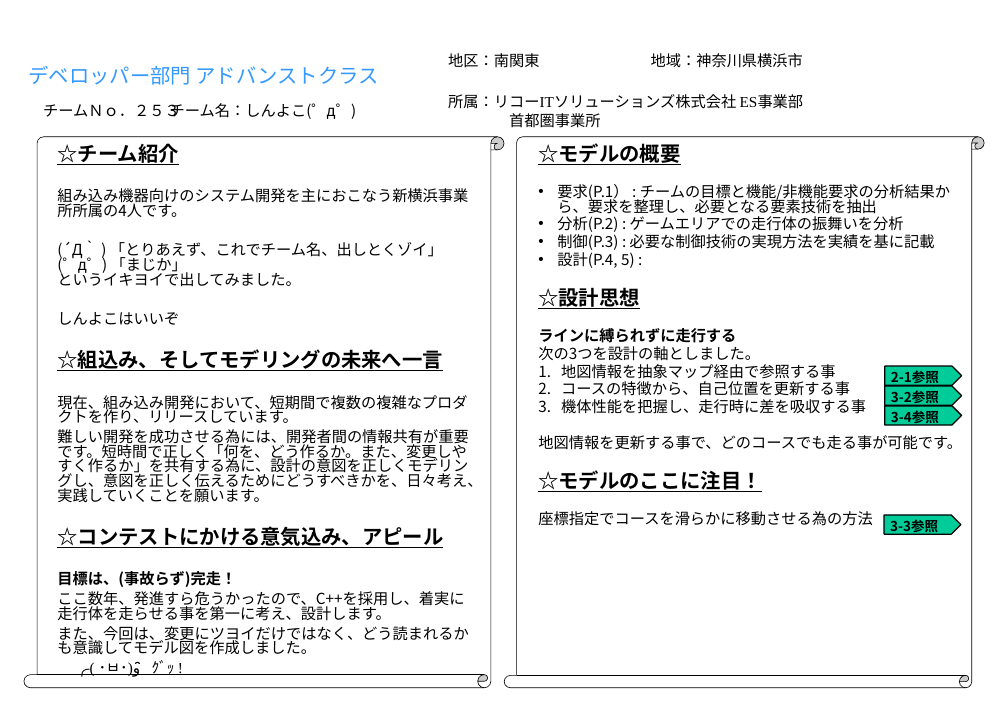
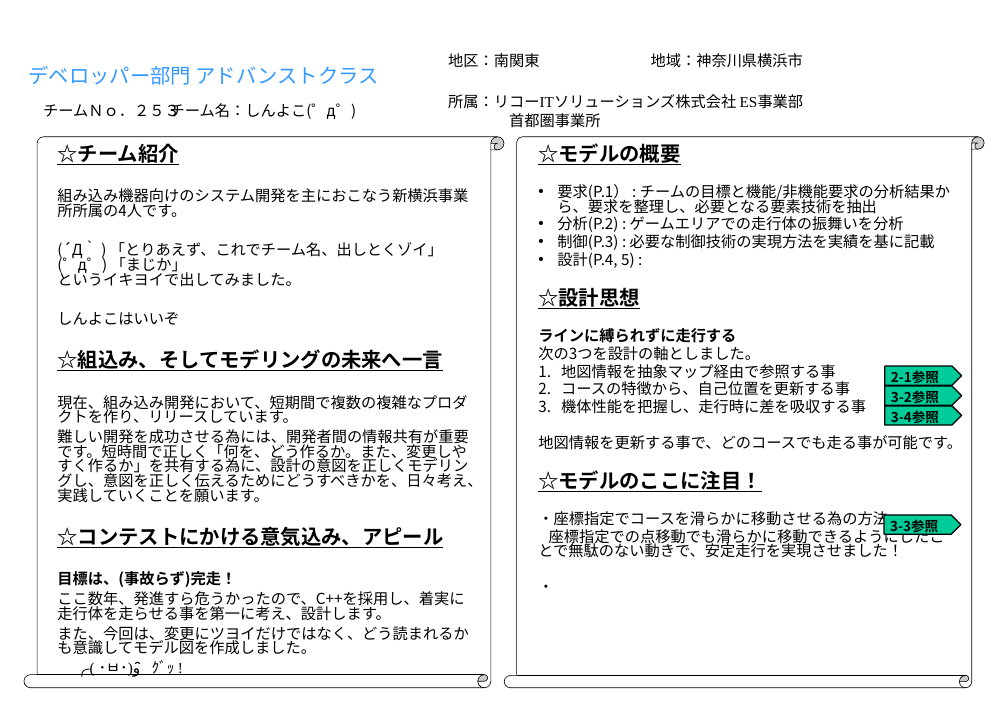
Before and after one commit to RITS-ETrobo/Yokohama, a slide deck: slide 1 of design/2016/models/concept_sheet2016_253.pptx. Drawn at 1008x713 pixels with LibreOffice and Linux fonts; fonts in the diff are those of the drawing; background and template pictures are left out. Boxes give left, top, right and bottom in pixels: in the first picture for what was removed or moved away, otherwise in the second. Text is boxed around its words. In the diff, an @@ line names an element or a change of style, - is before the commit and + after.

Commit message:
#769 注目ポイントをひとつ追加

```diff
--- a/design/2016/models/concept_sheet2016_253.pptx
+++ b/design/2016/models/concept_sheet2016_253.pptx
@@ text at (538,511,945,588): text changed @@
-座標指定でコースを滑らかに移動させる為の方法
+・座標指定でコースを滑らかに移動させる為の方法
+座標指定での点移動でも滑らかに移動できるようにしたことで無駄のない動きで、安定走行を実現させました！
+・
```
